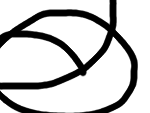
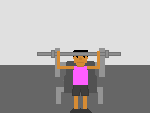
Layered file, before and after one edit (150px x 113px). Changes by layer:
added layer "Layer" above "Layer #1" over left=57, top=51, right=100, bottom=113
added layer "Layer #1" above "Pasted Layer copy" over left=37, top=50, right=121, bottom=81
added layer "Pasted Layer copy" above "Background" over left=73, top=50, right=88, bottom=66
painted on "Background" over left=0, top=0, right=150, bottom=113
